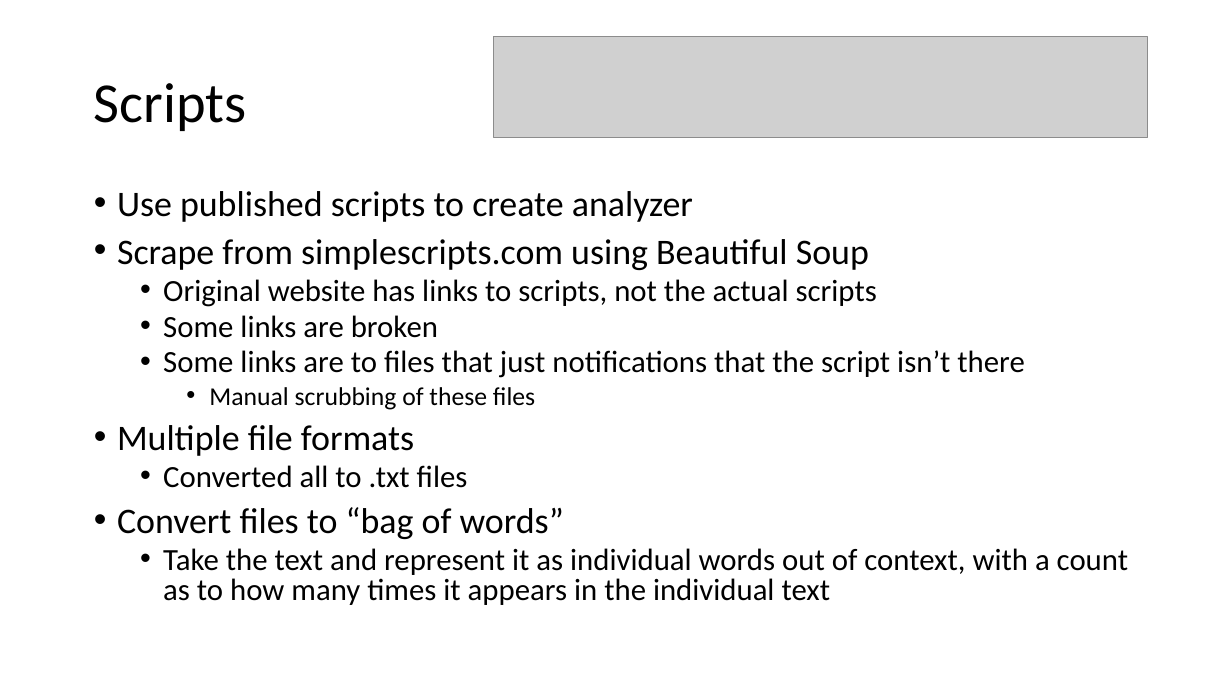
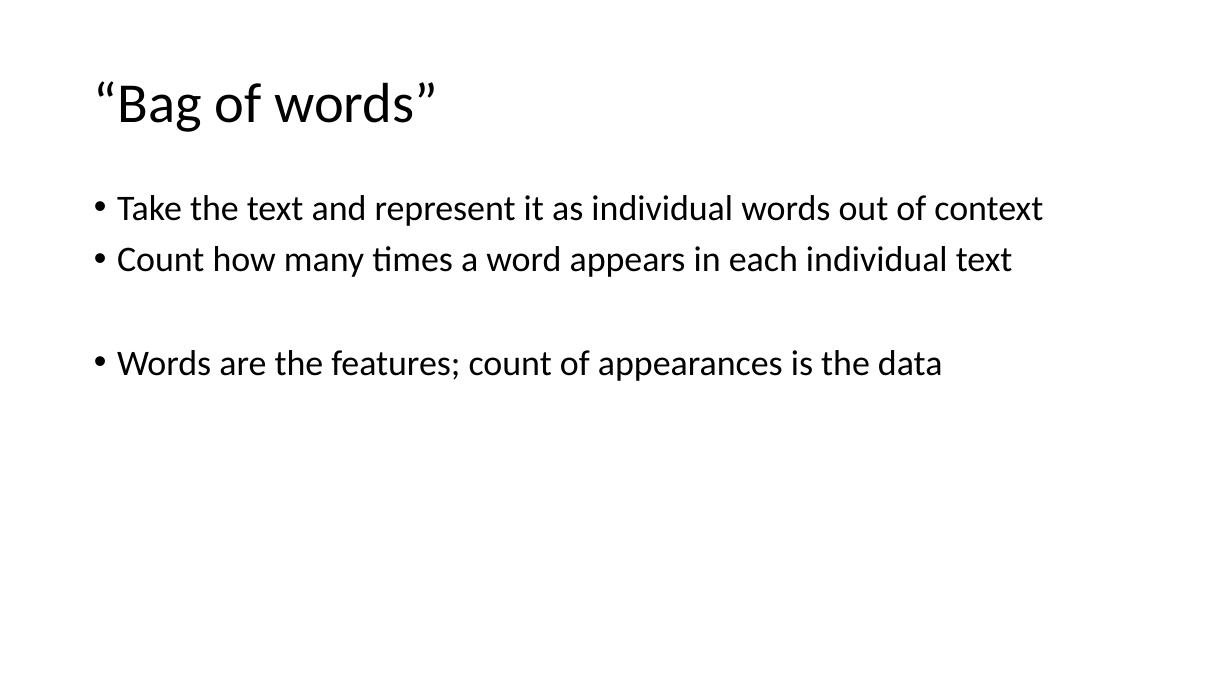
Before and after one commit to cda913/Capstone, a slide deck: slide 7 of AitkinCapstonePresentation.pptx (slide 4 before the commit). Drawn at 1232x693 pixels with LibreOffice and Linux fonts; fonts in the diff are those of the drawing; grey boxes stand for pictures. Boxes give left, top, right and bottom in pixels: in the first picture for what was removed or moved away, otherwise in the second. Text is boxed around its words. In the diff, an @@ line names an element or a change of style, - is before the commit and + after.

Commit message:
Add files via upload
Updated presentation

```diff
--- a/AitkinCapstonePresentation.pptx
+++ b/AitkinCapstonePresentation.pptx
@@ picture removed at (494,37,1147,138) @@
@@ title at (94,81,438,132): text changed @@
-Scripts
+“Bag of words”
@@ text at (117,195,1043,381): text changed; size 24 to 28 pt @@
-• Use published scripts to create analyzer
-• Scrape from simplescripts.com using Beautiful Soup
-  • Original website has links to scripts, not the actual scripts
-  • Some links are broken
-  • Some links are to files that just notifications that the script isn’t there
-    • Manual scrubbing of these files
-• Multiple file formats
-  • Converted all to .txt files
-• Convert files to “bag of words”
-  • Take the text and represent it as individual words out of context, with a count as to how many times it appears in the individual text
+• Take the text and represent it as individual words out of context
+• Count how many times a word appears in each individual text
+• Words are the features; count of appearances is the data
```
Also in this commit, not shown: 6 other slides changed, 5 slides added.
